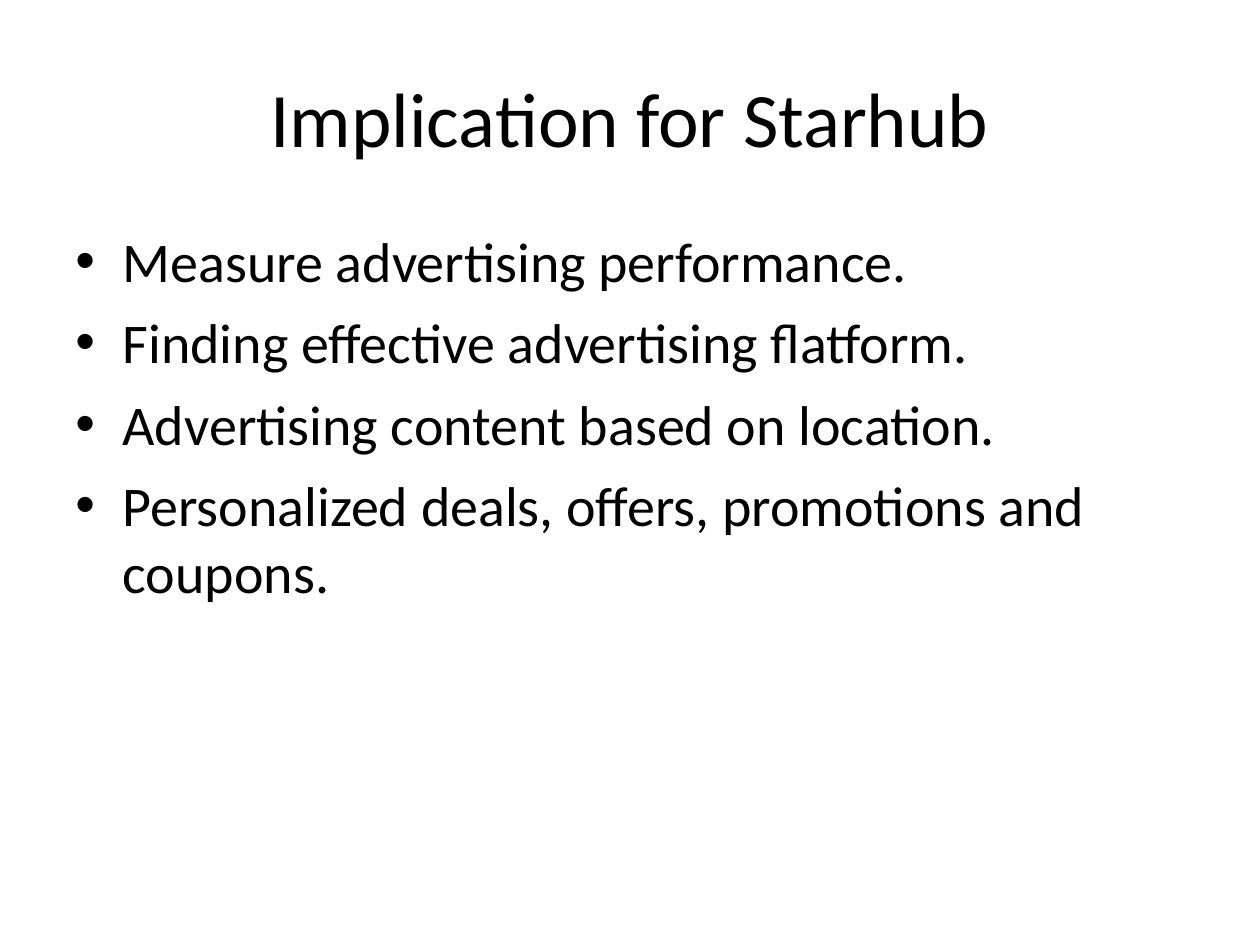
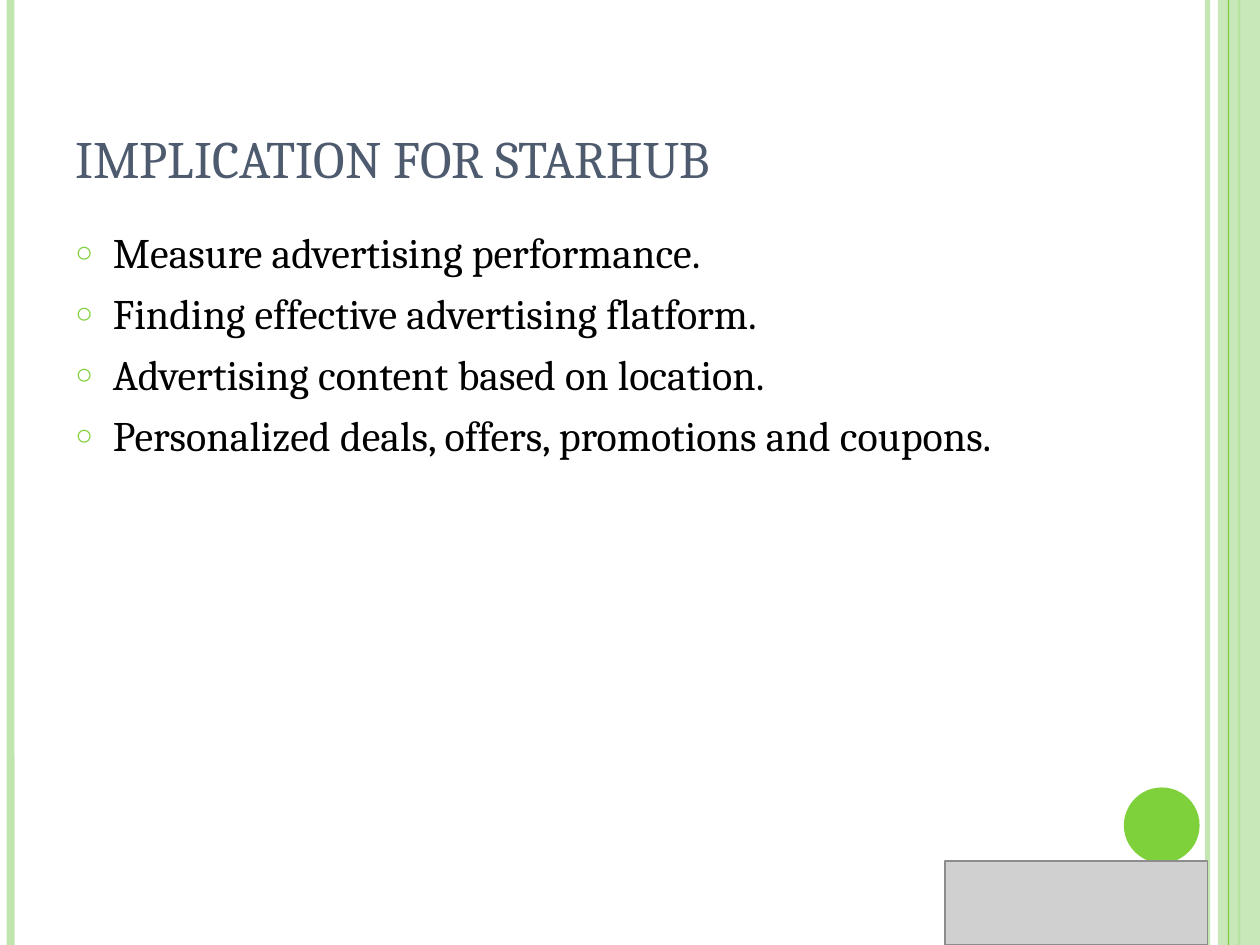
Before and after one commit to NUS-Anonymous/LTA-Data, a slide deck: slide 9 of Business Final Presentation/Presentation1.ppt (slide 7 before the commit). Drawn at 1260x945 pixels with LibreOffice and Linux fonts; fonts in the diff are those of the drawing; grey boxes stand for pictures. Boxes give left, top, right and bottom in pixels: in the first picture for what was removed or moved away, otherwise in the second. Text is boxed around its words. In the diff, an @@ line names an element or a change of style, - is before the commit and + after.

```diff
--- a/Business Final Presentation/Presentation1.ppt
+++ b/Business Final Presentation/Presentation1.ppt
@@ line added from (10, 0) to (10, 945), #C0E5AF 4.51 pt @@
@@ line added from (1207, 0) to (1207, 945), #C0E5AF 3 pt @@
@@ rectangle added at (x1=1218, y1=0, x2=1260, y2=945), fill #C0E5AF at 87% opacity @@
@@ line added from (1228, 0) to (1228, 945), #7FD13B 0.74 pt @@
@@ line added from (1239, 0) to (1239, 945), #7FD13B 1.5 pt @@
@@ title "IMPLICATION FOR STARHUB" at (x1=75, y1=142, x2=710, y2=179): vertical alignment middle to bottom @@
@@ title at (x1=75, y1=142, x2=710, y2=179): text changed; size 44 to 30 pt; font Calibri to Cambria; text colour #000000 to #4E5B6F @@
-Implication for Starhub
+IMPLICATION FOR STARHUB
@@ text "Measure advertising performance." at (x1=113, y1=238, x2=991, y2=460): size 32 to 24 pt, font Calibri to Cambria; bullet • to ○; less space between paragraphs; bullet colour #000000 to #7FD13B @@
@@ ellipse added at (x1=1124, y1=788, x2=1200, y2=863), fill #7FD13B @@
@@ picture added at (x1=945, y1=861, x2=1207, y2=945) @@
```
Also in this commit, not shown: 20 other slides changed, 4 slides added, 2 slides removed, 26 other files.
